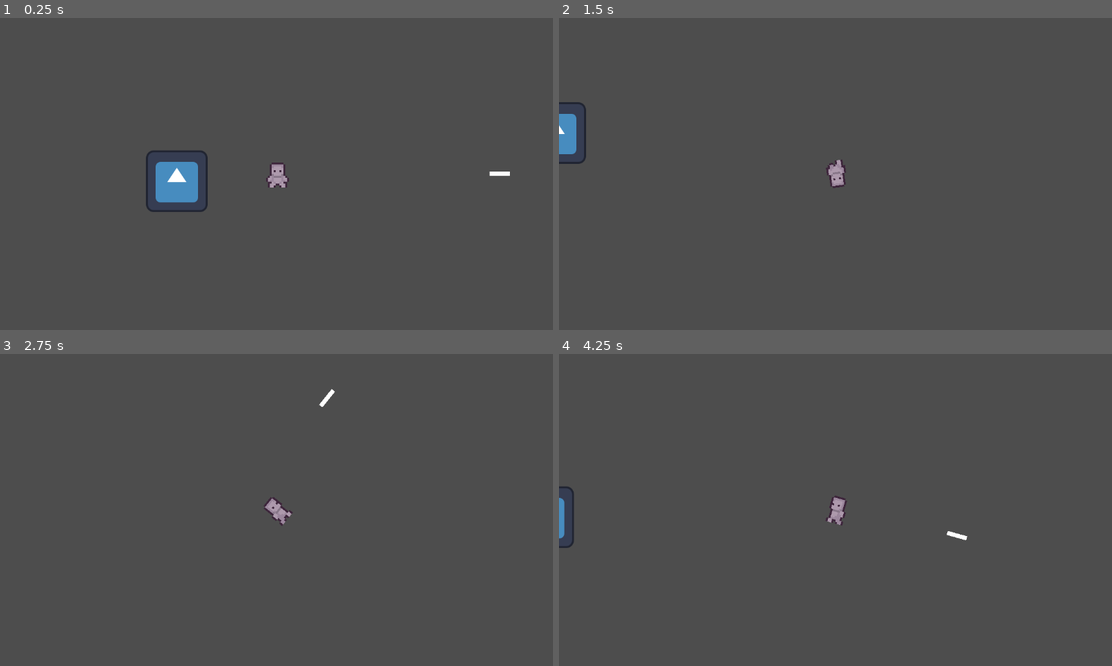
Above: before the commit, frames 1-4 (two rows, left to right).
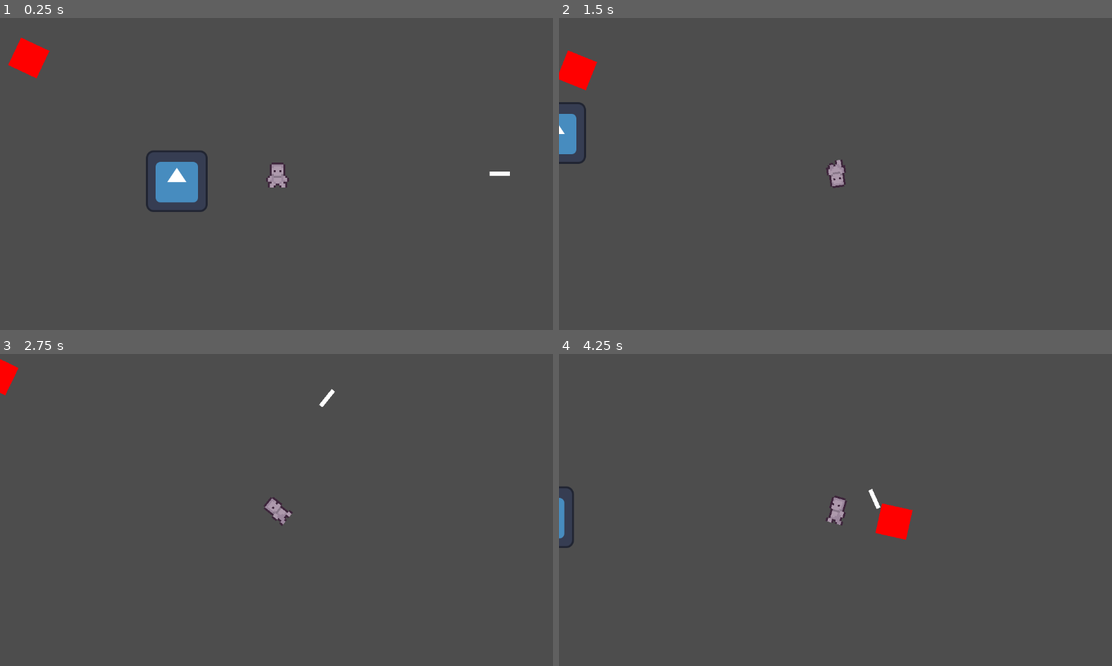
Above: after the commit, the same moments.

Repository: Ron-Sungcang/GameJam-2-2026
Game: Godot game, scene res://scenes/main.tscn
Two runs of this game, one before a commit and one after it. Both use one fixed random seed, a clock stepped at 60 frames per second and the inputs below. The engine's default icon, where the game draws it, is replaced by a stand-in: a white triangle on a blue panel in a dark square.
Inputs (mouse positions are in pixels of both pictures, inside the frame that each line leads up to):
- Up to frame 1 (0.25 s): no input
- Up to frame 2 (1.5 s): move the mouse to (957, 158) at 0.52 s; hold D (right) 0.53-1.28 s; move the mouse to (724, 189) at 1.27 s; hold S (down) from 1.28 s (still down)
- Up to frame 3 (2.75 s): move the mouse to (331, 441) at 2.02 s; release S (down) at 2.03 s; hold D (right) from 2.03 s (still down)
- Up to frame 4 (4.25 s): move the mouse to (807, 572) at 2.77 s; release D (right) at 2.78 s; hold W (up) 2.78-3.53 s; move the mouse to (1001, 556) at 3.52 s; hold A (left) from 3.53 s (still down)

The runs differ from the first frame. In frame 1, 0.6% of the frame differs, in the area x 1-10%, y 6-20%; in frame 2, 0.6%; in frame 3, 0.2%; in frame 4, 0.7%, in the area x 55-74%, y 43-60%.

Commit message:
prototype enemy moving towards player now

Diff:
--- a/scenes/feet_1.tscn
+++ b/scenes/feet_1.tscn
@@ -1,11 +1,28 @@
-[gd_scene format=3 uid="uid://drd3rl0dorwff"]
+[gd_scene load_steps=5 format=3 uid="uid://drd3rl0dorwff"]
+
+[ext_resource type="Script" uid="uid://b6fcf1soxuyis" path="res://scripts/enemy/feet_1.gd" id="1_5gpdh"]
+[ext_resource type="Texture2D" uid="uid://ddxem456idppd" path="res://assets/bullet/white_square.jpg" id="2_gsg4v"]
+
+[sub_resource type="RectangleShape2D" id="RectangleShape2D_hfk3e"]
+size = Vector2(64, 62)
+
+[sub_resource type="RectangleShape2D" id="RectangleShape2D_dpvwl"]
+size = Vector2(72, 70)
 
 [node name="feet1" type="CharacterBody2D"]
-
-[node name="AnimatedSprite2D" type="AnimatedSprite2D" parent="."]
+script = ExtResource("1_5gpdh")
 
 [node name="CollisionShape2D" type="CollisionShape2D" parent="."]
+shape = SubResource("RectangleShape2D_hfk3e")
 
 [node name="Area2D" type="Area2D" parent="."]
 
 [node name="CollisionShape2D" type="CollisionShape2D" parent="Area2D"]
+position = Vector2(-1, 1)
+shape = SubResource("RectangleShape2D_dpvwl")
+
+[node name="Sprite2D" type="Sprite2D" parent="."]
+modulate = Color(1, 0, 0, 1)
+position = Vector2(-0.50000095, 1.5)
+scale = Vector2(0.32500002, 0.315)
+texture = ExtResource("2_gsg4v")
--- a/scenes/main.tscn
+++ b/scenes/main.tscn
@@ -1,7 +1,8 @@
-[gd_scene load_steps=3 format=3 uid="uid://bdxhi8nm28o3k"]
+[gd_scene load_steps=4 format=3 uid="uid://bdxhi8nm28o3k"]
 
 [ext_resource type="PackedScene" uid="uid://cja1460ph2rjk" path="res://scenes/player.tscn" id="1_o5qli"]
 [ext_resource type="Texture2D" uid="uid://bu5t4utylnls3" path="res://assets/icon.svg" id="2_0wfyh"]
+[ext_resource type="PackedScene" uid="uid://drd3rl0dorwff" path="res://scenes/feet_1.tscn" id="3_sugp2"]
 
 [node name="Main" type="Node2D"]
 
@@ -13,3 +14,5 @@
 [node name="Sprite2D" type="Sprite2D" parent="Node"]
 position = Vector2(374, 289)
 texture = ExtResource("2_0wfyh")
+
+[node name="feet1" parent="." instance=ExtResource("3_sugp2")]
--- /dev/null
+++ b/scripts/enemy/feet_1.gd
@@ -0,0 +1,10 @@
+extends CharacterBody2D
+
+const SPEED = 300.0
+
+func _physics_process(delta: float) -> void:
+	var player = get_parent().get_node("Player")
+	var direction = global_position.direction_to(player.global_position)
+	velocity = direction * SPEED
+	look_at(player.position)
+	move_and_slide()
Not shown, added: scripts/enemy/feet_1.gd.uid
